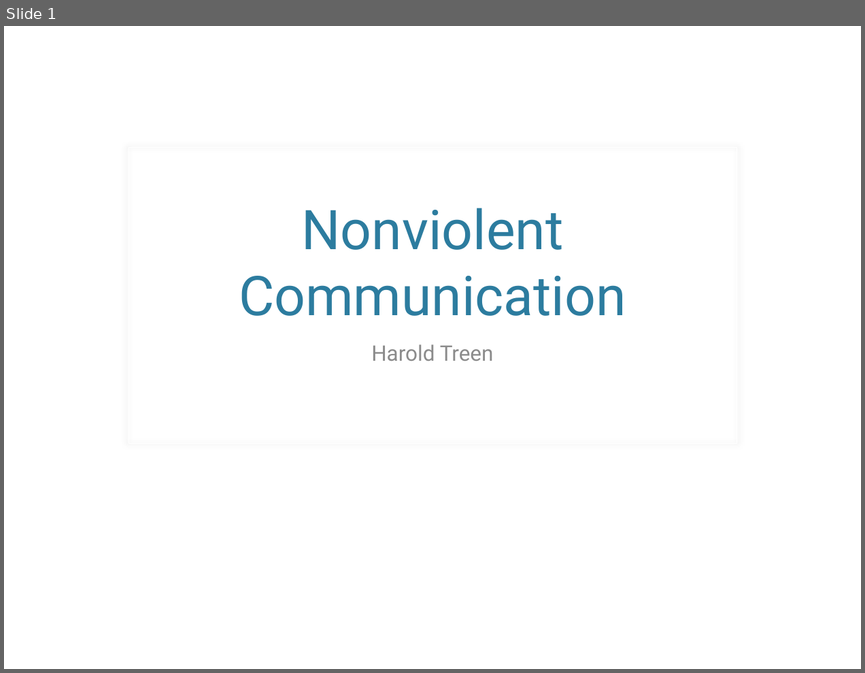
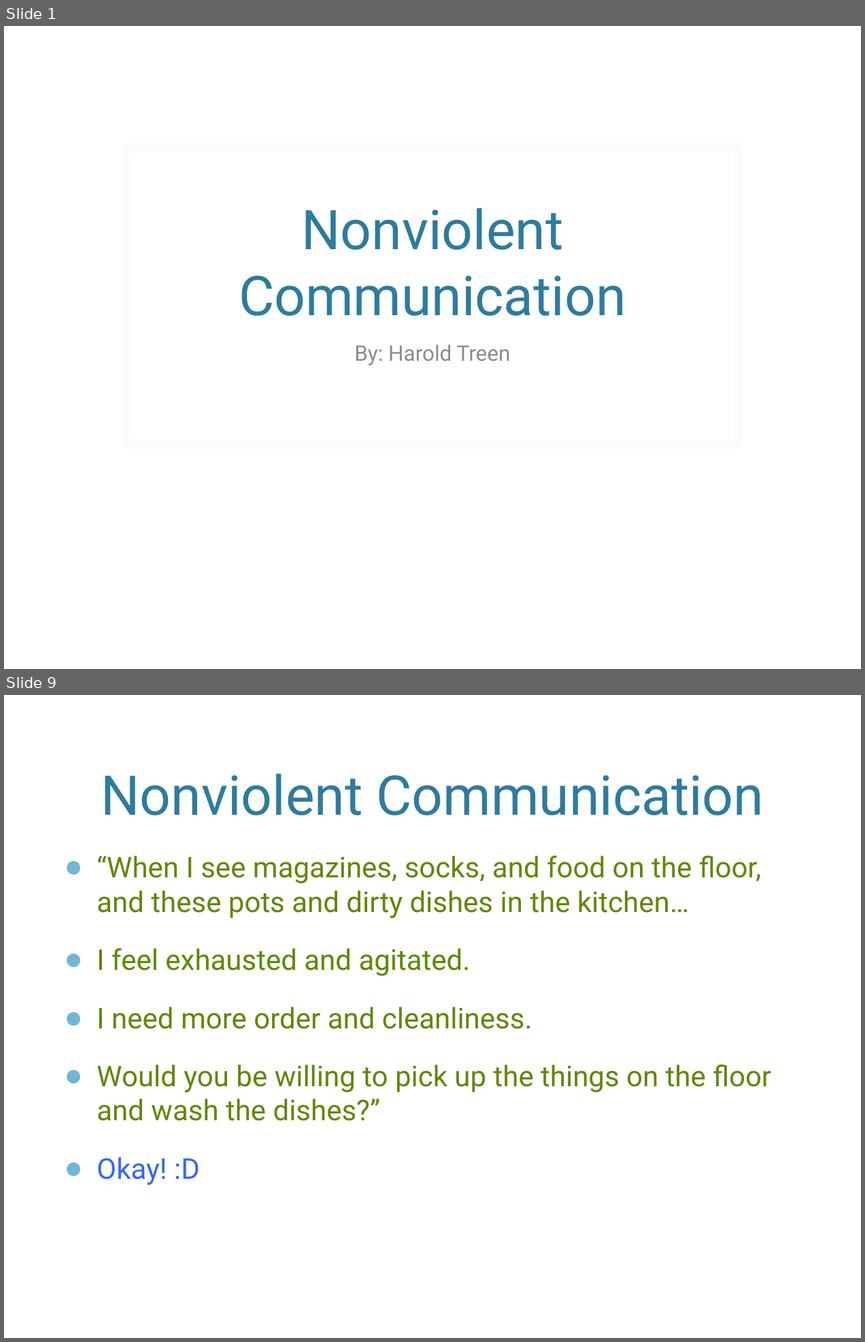
Before and after one commit to haroldtreen/RecurseCenterStuff, a slide deck: presentations/nvc.pptx. Shown one above the other, each under a label of ours: slide 1 before the commit, slides 1 and 9 after it; the slides between them are not shown. The pictures are 865x673 and 865x1342 pixels, drawn with LibreOffice and Linux fonts; fonts in the diff are those of the drawing; background and template pictures are left out. Boxes give left, top, right and bottom in pixels: in the first picture for what was removed or moved away, otherwise in the second. Text is boxed around its words. In the diff, an @@ line names an element or a change of style, - is before the commit and + after.

```diff
--- a/presentations/nvc.pptx
+++ b/presentations/nvc.pptx
@@ slide 9 added at (4,695,861,1338), background picture (left out) @@
@@ title added at (101,773,764,815), 46 pt, text #2C7C9F @@
+Nonviolent Communication
@@ text added at (96,855,771,1185), 24 pt, text #5F8804 @@
+● “When I see magazines, socks, and food on the floor, and these pots and dirty dishes in the kitchen…
+● I feel exhausted and agitated.
+● I need more order and cleanliness.
+● Would you be willing to pick up the things on the floor and wash the dishes?”
+● Okay! :D
@@ slide 1 changed as well @@
@@ subtitle at (354,344,511,365): text changed @@
-Harold Treen
+By: Harold Treen
```
Also in this commit, not shown: 10 other slides added.
